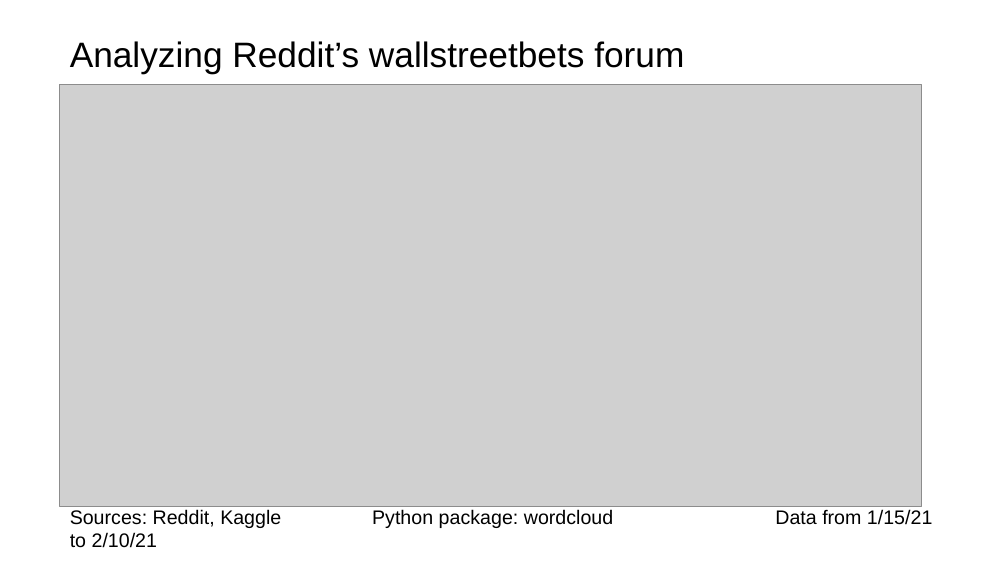
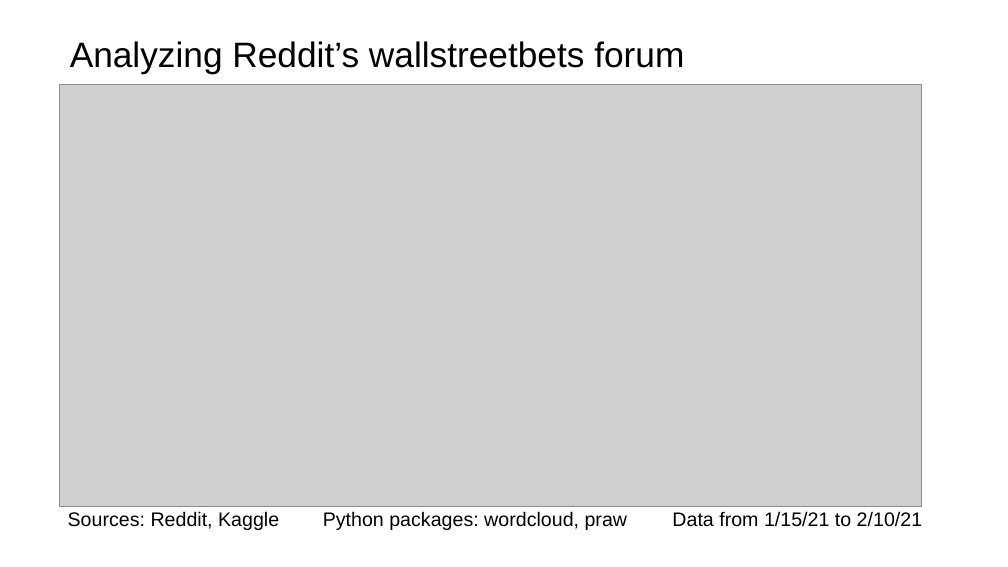
Before and after one commit to vweinblatt123/CF-Project1, a slide deck: slide 10 of CF-Project1.pptx (slide 8 before the commit). Drawn at 1008x567 pixels with LibreOffice and Linux fonts; fonts in the diff are those of the drawing; grey boxes stand for pictures. Boxes give left, top, right and bottom in pixels: in the first picture for what was removed or moved away, otherwise in the second. Text is boxed around its words. In the diff, an @@ line names an element or a change of style, - is before the commit and + after.

```diff
--- a/CF-Project1.pptx
+++ b/CF-Project1.pptx
@@ text at <box>68,511,922,530</box>: text changed @@
-Sources: Reddit, Kaggle Python package: wordcloud Data from 1/15/21 to 2/10/21
+Sources: Reddit, Kaggle Python packages: wordcloud, praw Data from 1/15/21 to 2/10/21
```
Also in this commit, not shown: 9 other slides changed, 1 slide added.
